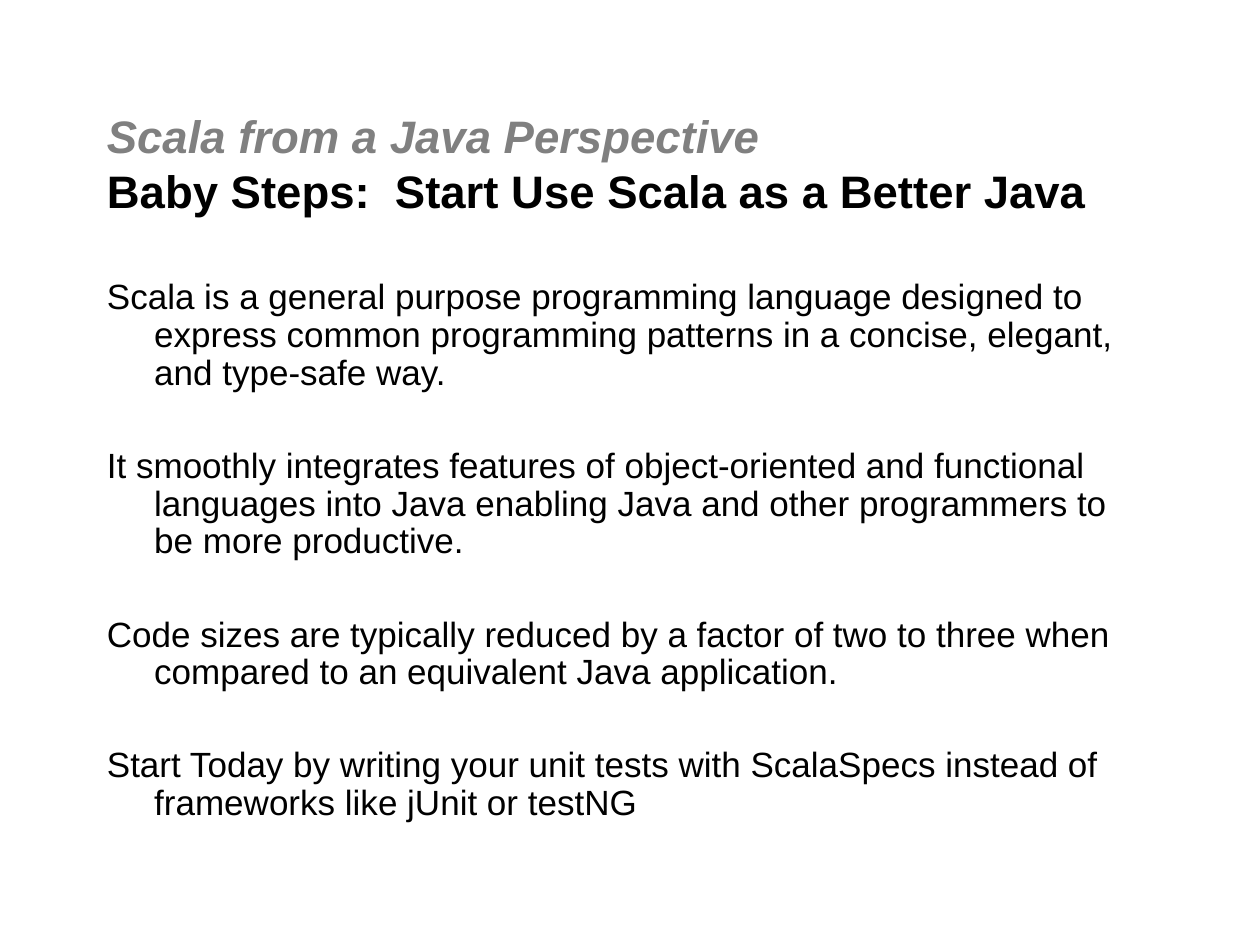
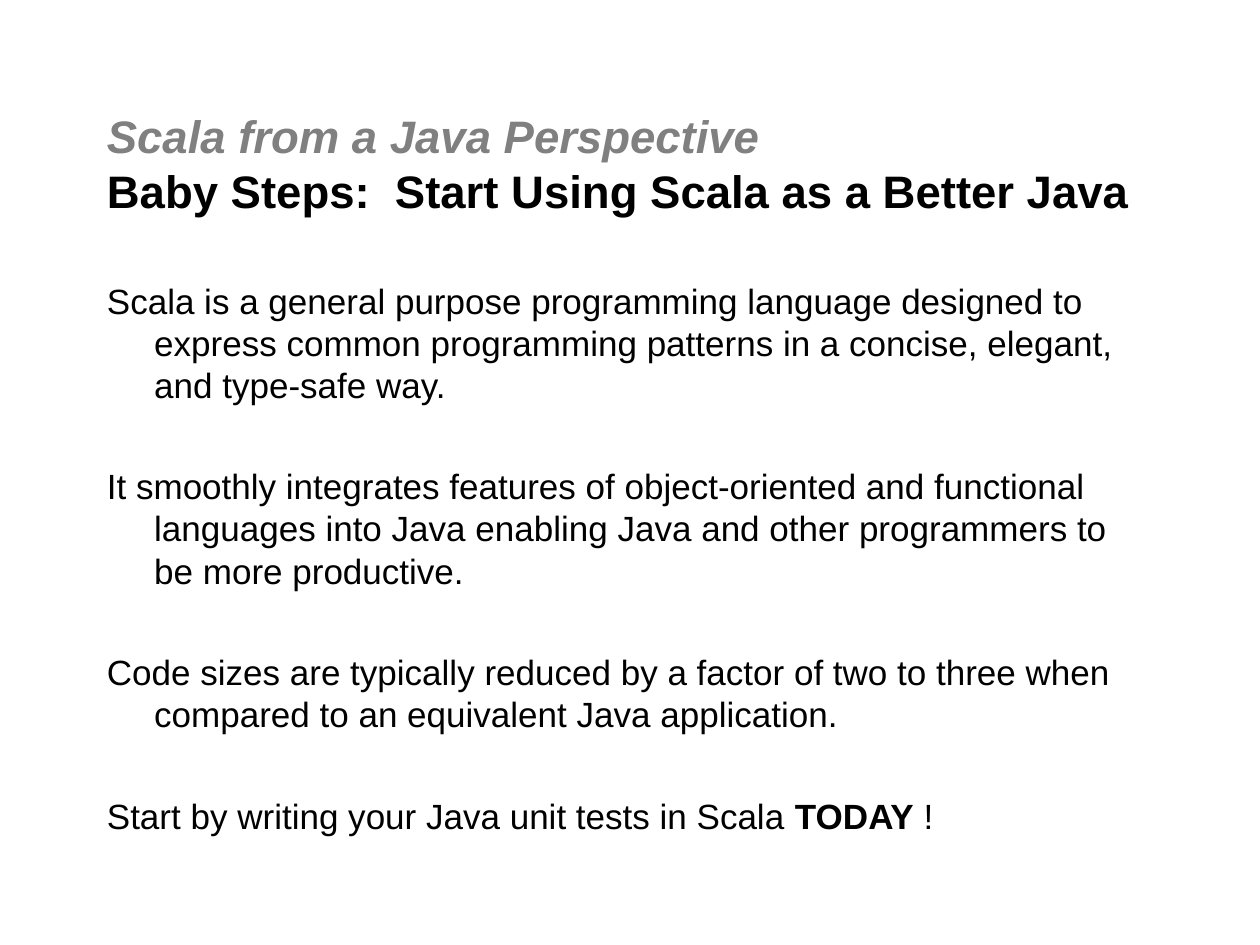
Before and after one commit to jgoodsen/agile2010, a slide deck: slide 6 of 03-scala.ppt (slide 5 before the commit). Drawn at 1260x945 pixels with LibreOffice and Linux fonts; fonts in the diff are those of the drawing; background and template pictures are left out. Boxes give left, top, right and bottom in pixels: in the first picture for what was removed or moved away, otherwise in the second. Text is boxed around its words. In the diff, an @@ line names an element or a change of style, - is before the commit and + after.

```diff
--- a/03-scala.ppt
+++ b/03-scala.ppt
@@ title at box(107, 120, 1128, 217): text changed @@
-Scala from a Java Perspective
-Baby Steps: Start Use Scala as a Better Java
+Scala from a Java Perspective
+Baby Steps: Start Using Scala as a Better Java
@@ text at box(107, 288, 1112, 734): line spacing 0.9 to 1 @@
@@ text at box(107, 803, 914, 835): text changed @@
-Start Today by writing your unit tests with ScalaSpecs instead of frameworks like jUnit or testNG
+Start by writing your Java unit tests in Scala TODAY !
```
Also in this commit, not shown: 2 other slides changed, 9 slides added, 5 other files.
